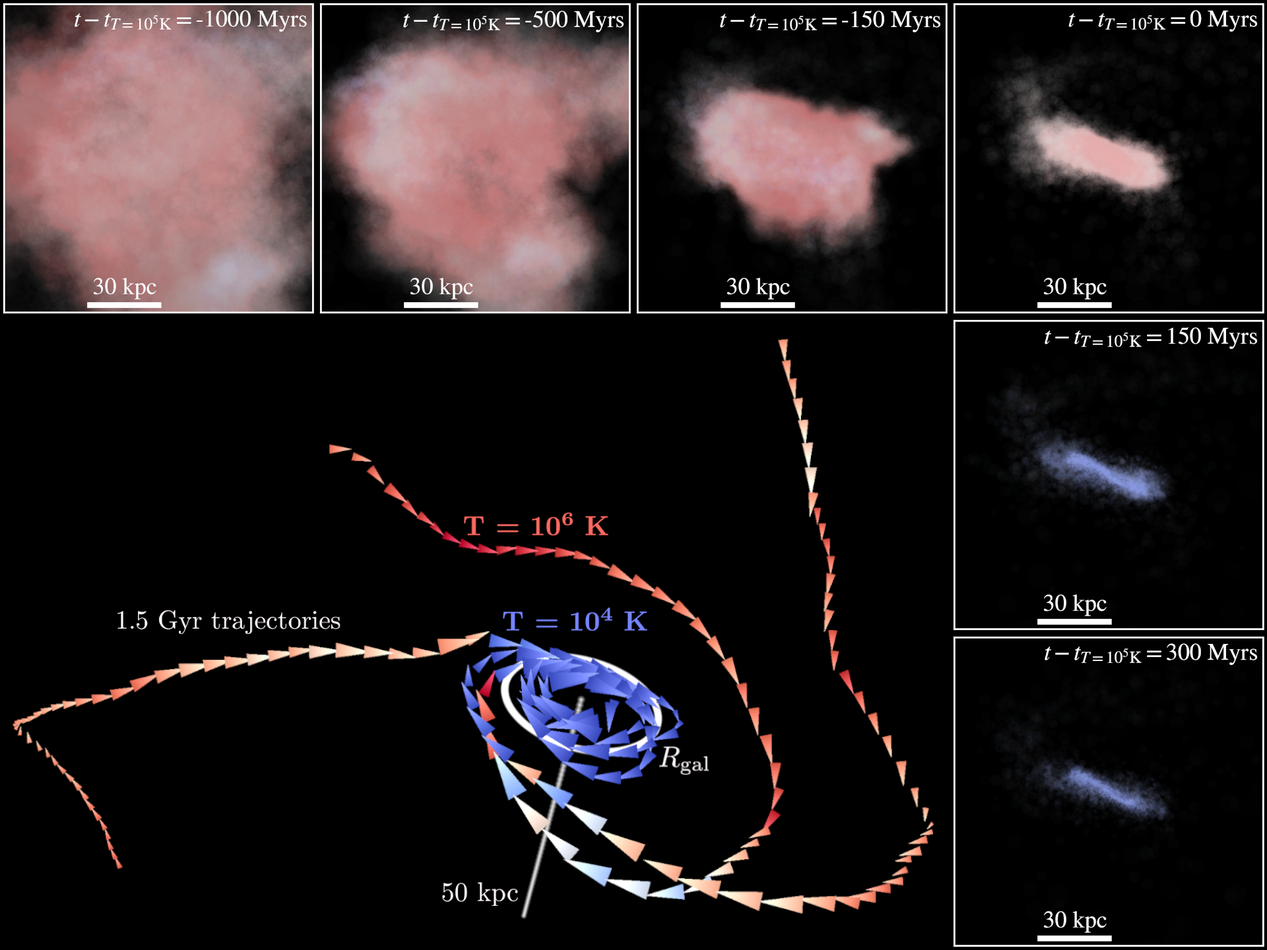
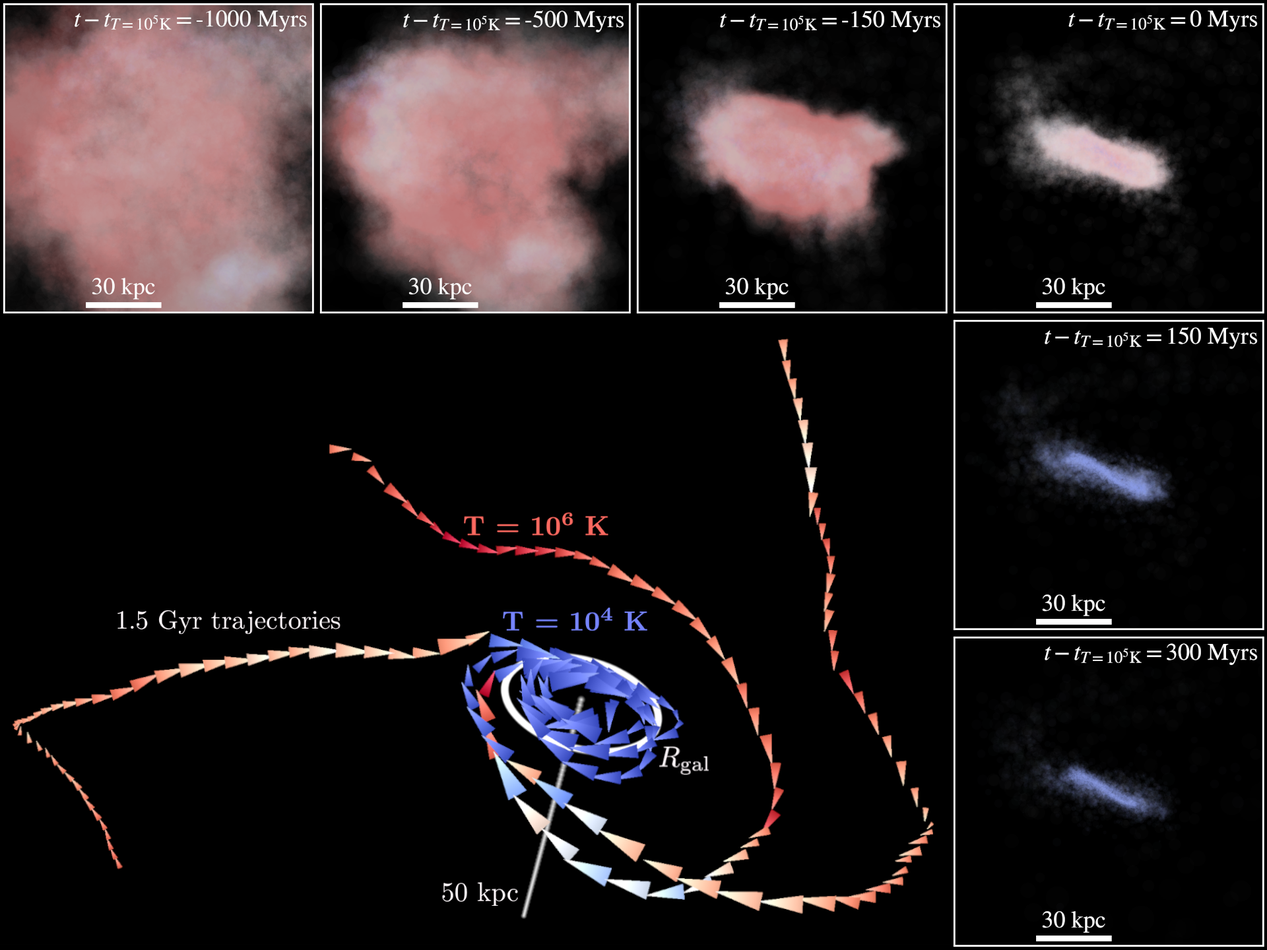
Two versions of the same layered image (1267x950). Layer-by-layer changes:
painted on "m12i_md_150.png" over [960, 5, 1263, 312]
painted on "m12i_md_135.png" over [638, 5, 946, 312]
moved "m12i_md_050.png" above "m12i_md_100.png", painted on it over [4, 4, 313, 313]
painted on "m12i_md_100.png" over [321, 5, 629, 313]
moved "m12i_md_180.png" above "m12i_md_165.png", painted on it over [971, 653, 1263, 942]
moved "m12i_md_165.png" above "base.png #1", painted on it over [960, 329, 1263, 629]
